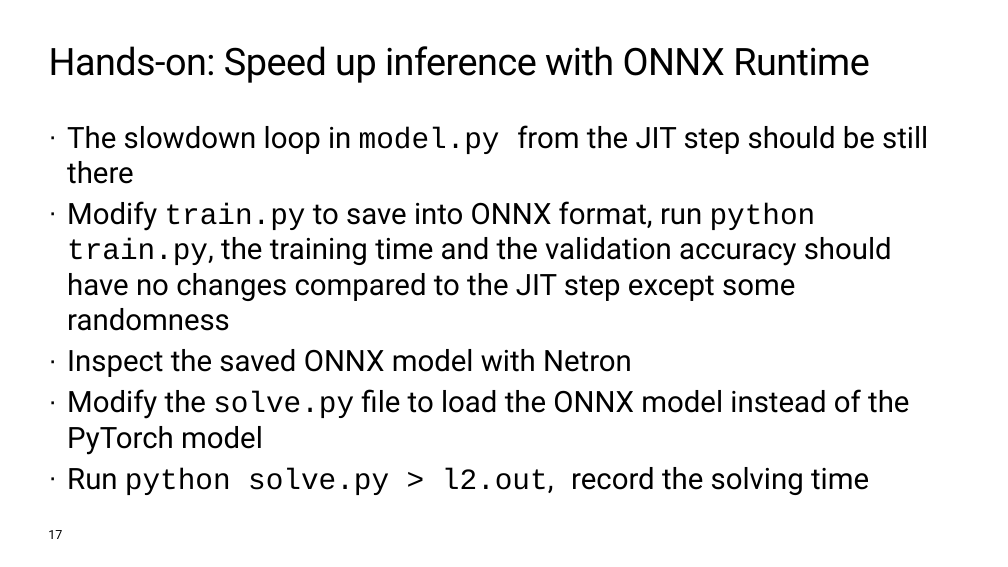
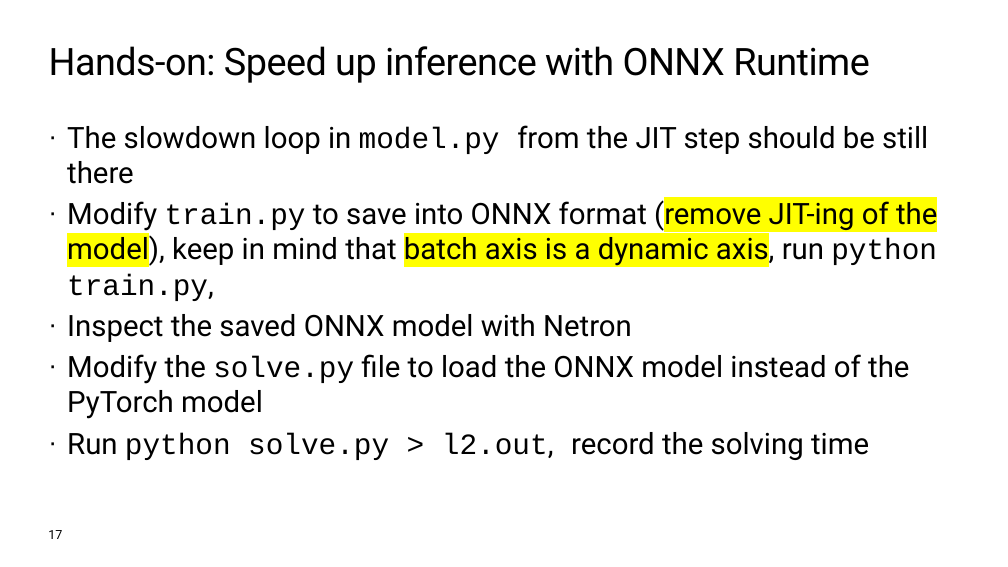
Before and after one commit to microsoft/pytorch-luxor-lab, a slide deck: slide 17 of fall2019mlads.pptx. Drawn at 1008x567 pixels with LibreOffice and Linux fonts; fonts in the diff are those of the drawing; background and template pictures are left out. Boxes give left, top, right and bottom in pixels: in the first picture for what was removed or moved away, otherwise in the second. Text is boxed around its words. In the diff, an @@ line names an element or a change of style, - is before the commit and + after.

```diff
--- a/fall2019mlads.pptx
+++ b/fall2019mlads.pptx
@@ text at (x1=67, y1=197, x2=937, y2=301): text changed @@
-· Modify train.py to save into ONNX format, run python train.py, the training time and the validation accuracy should have no changes compared to the JIT step except some randomness
+· Modify train.py to save into ONNX format (remove JIT-ing of the model), keep in mind that batch axis is a dynamic axis, run python train.py,
```
Also in this commit, not shown: 2 other slides changed.
